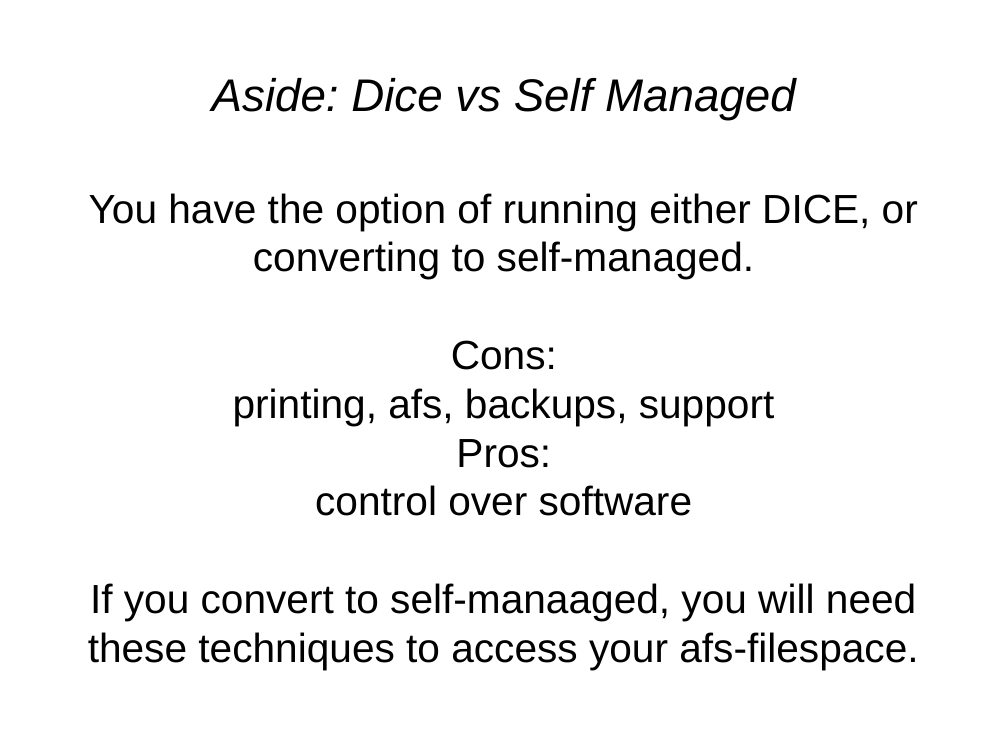
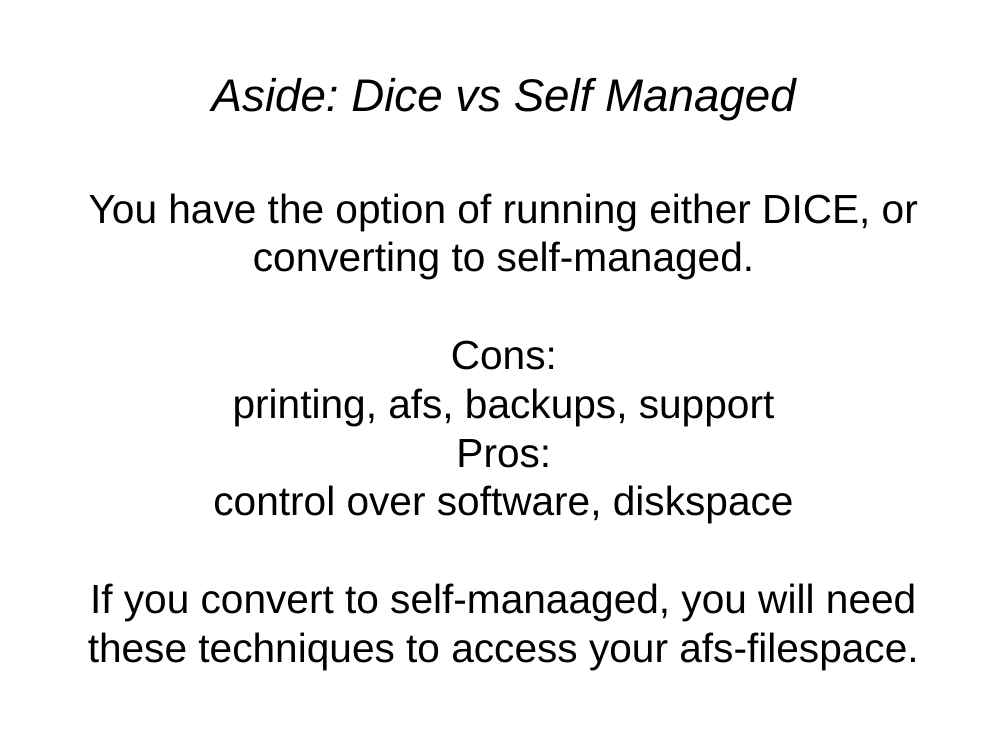
Before and after one commit to mikehulluk/IntroductionToResearchComputing, a slide deck: slide 4 of Wk2/WorkingRemotelyAndSynchronously.odp. Drawn at 1008x756 pixels with LibreOffice and Linux fonts; fonts in the diff are those of the drawing. Boxes give left, top, right and bottom in pixels: in the first picture for what was removed or moved away, otherwise in the second. Text is boxed around its words. In the diff, an @@ line names an element or a change of style, - is before the commit and + after.

```diff
--- a/Wk2/WorkingRemotelyAndSynchronously.odp
+++ b/Wk2/WorkingRemotelyAndSynchronously.odp
@@ subtitle at <box>213,485,794,523</box>: text changed @@
-control over software
+control over software, diskspace
```
Also in this commit, not shown: 4 other slides changed, 3 slides added.
